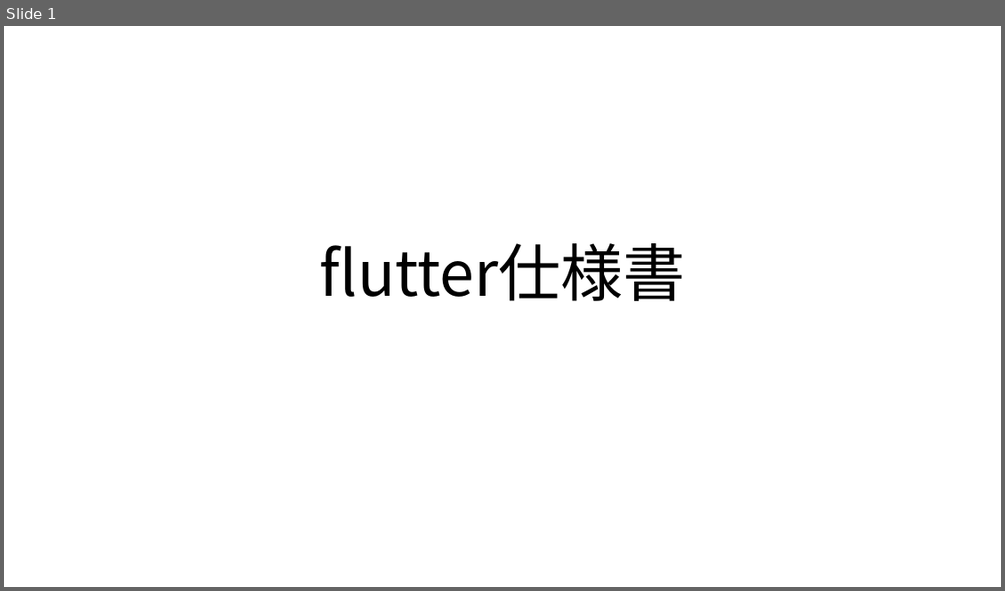
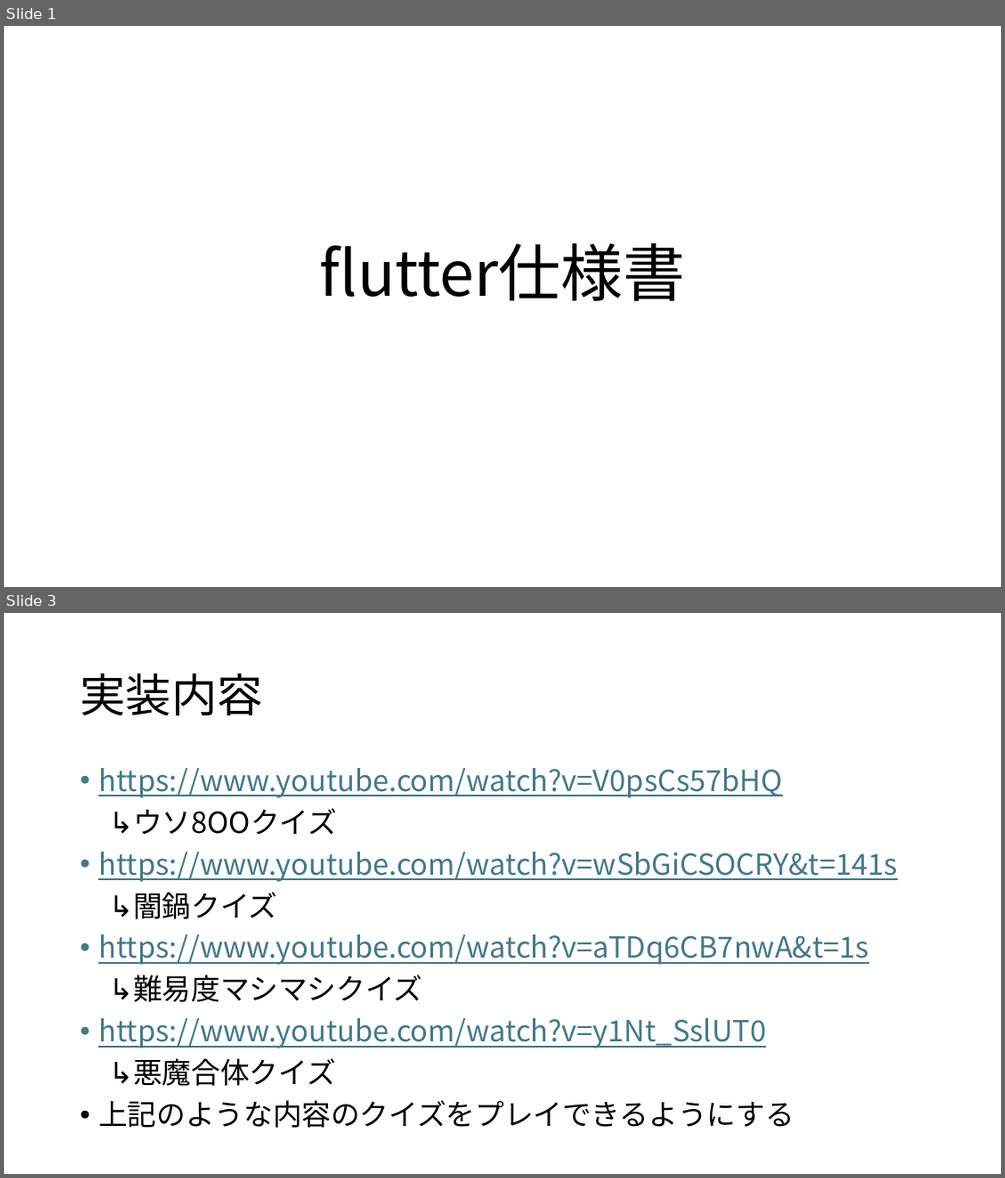
Before and after one commit to Maple-robin/flutter2025, a slide deck: flutter_仕様書.pptx. Shown one above the other, each under a label of ours: slide 1 before the commit, slides 1 and 3 after it; the slides between them are not shown. The pictures are 1005x591 and 1005x1178 pixels, drawn with LibreOffice and Linux fonts; fonts in the diff are those of the drawing. Boxes give left, top, right and bottom in pixels: in the first picture for what was removed or moved away, otherwise in the second. Text is boxed around its words. In the diff, an @@ line names an element or a change of style, - is before the commit and + after.

Commit message:
参考urlと実施内容の明記

```diff
--- a/flutter_仕様書.pptx
+++ b/flutter_仕様書.pptx
@@ slide 3 added at (4,613,1001,1174), background #FFFFFF @@
@@ title added at (80,674,262,716), 44 pt, text #000000 @@
+実装内容
@@ text added at (98,768,897,1127), 28 pt, text #467886, underline @@
+• https://www.youtube.com/watch?v=V0psCs57bHQ
+↳ウソ8OOクイズ
+• https://www.youtube.com/watch?v=wSbGiCSOCRY&t=141s
+↳闇鍋クイズ
+• https://www.youtube.com/watch?v=aTDq6CB7nwA&t=1s
+↳難易度マシマシクイズ
+• https://www.youtube.com/watch?v=y1Nt_SslUT0
+↳悪魔合体クイズ
+• 上記のような内容のクイズをプレイできるようにする
```
Also in this commit, not shown: 1 other slide added, 2 slides removed, 1 other file.
